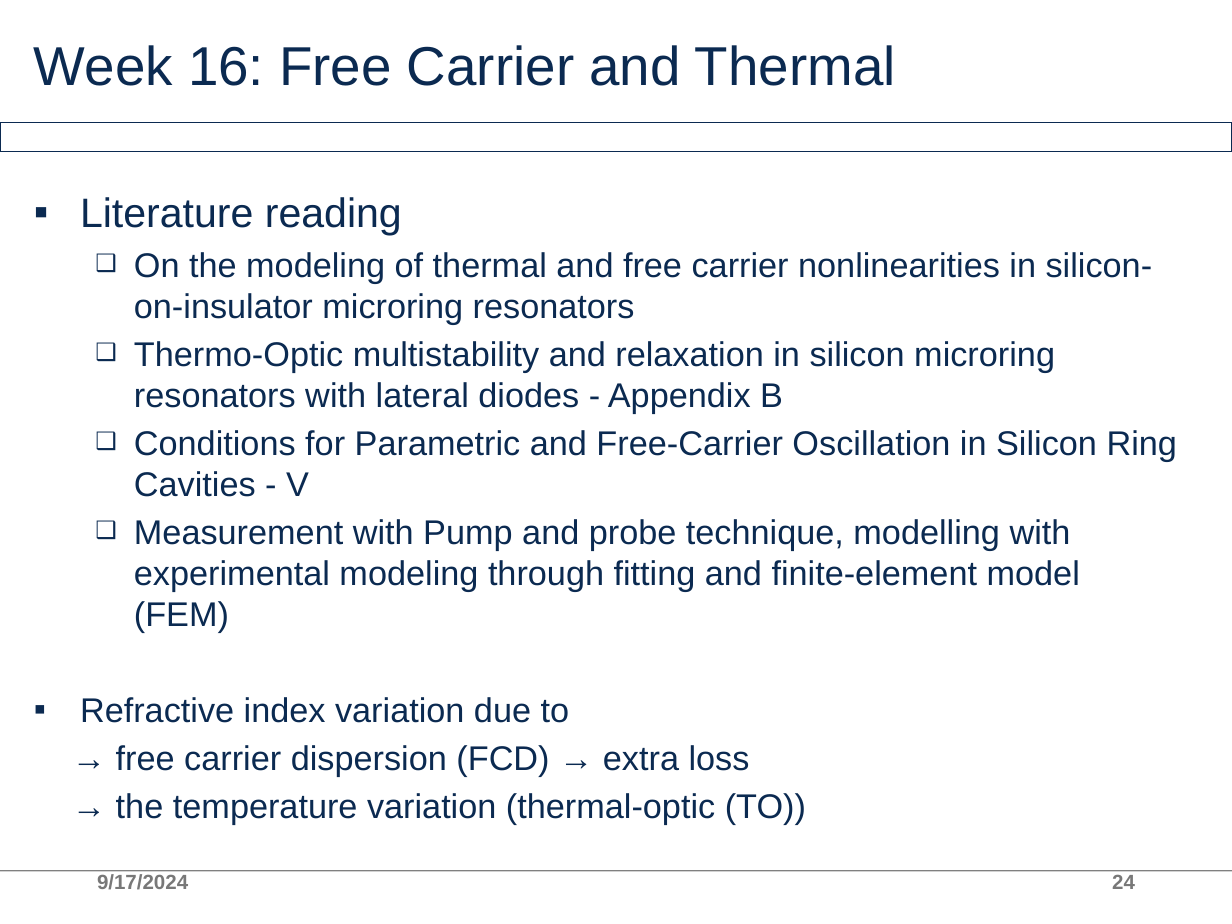
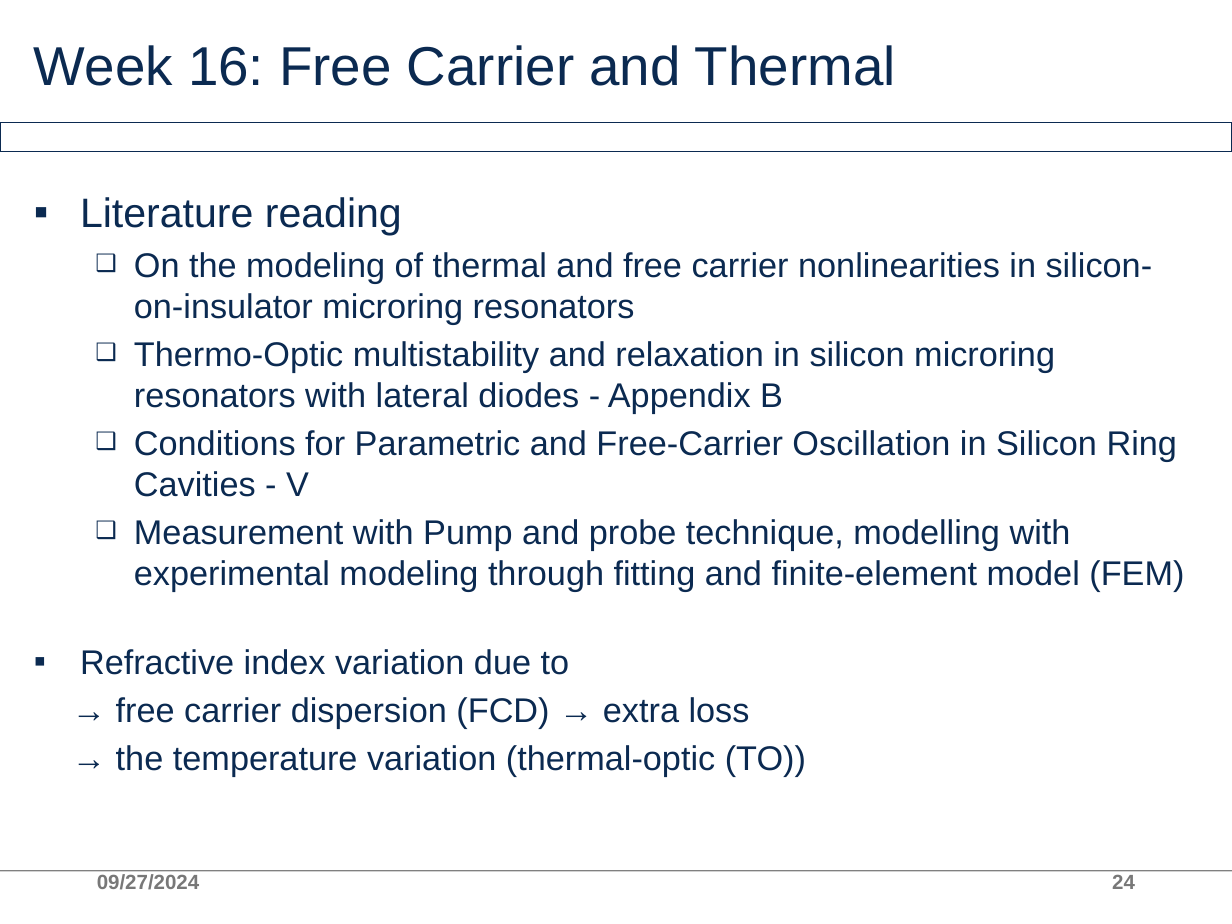
Before and after one commit to AllInCoffee/WHK_workplace, a slide deck: slide 24 of progress.pptx. Drawn at 1232x924 pixels with LibreOffice and Linux fonts; fonts in the diff are those of the drawing; background and template pictures are left out. Boxes give left, top, right and bottom in pixels: in the first picture for what was removed or moved away, otherwise in the second. Text is boxed around its words. In the diff, an @@ line names an element or a change of style, - is before the commit and + after.

Commit message:
Add files via upload
Updates for Week 17

```diff
--- a/progress.pptx
+++ b/progress.pptx
@@ text "Literature reading" rewrapped from (x1=80, y1=197, x2=1177, y2=824) to (x1=80, y1=197, x2=1184, y2=776) @@
@@ text at (x1=97, y1=874, x2=200, y2=890): text changed; text colour #797979 to #787878; bold on @@
-9/17/2024
+09/27/2024
```
Also in this commit, not shown: 27 other slides changed, 7 slides added, 1 slide removed.
